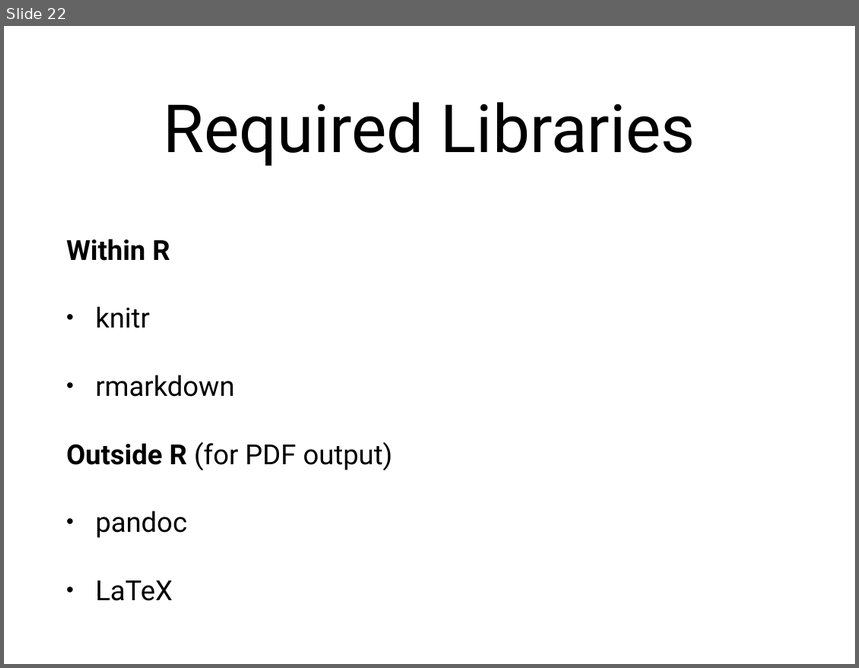
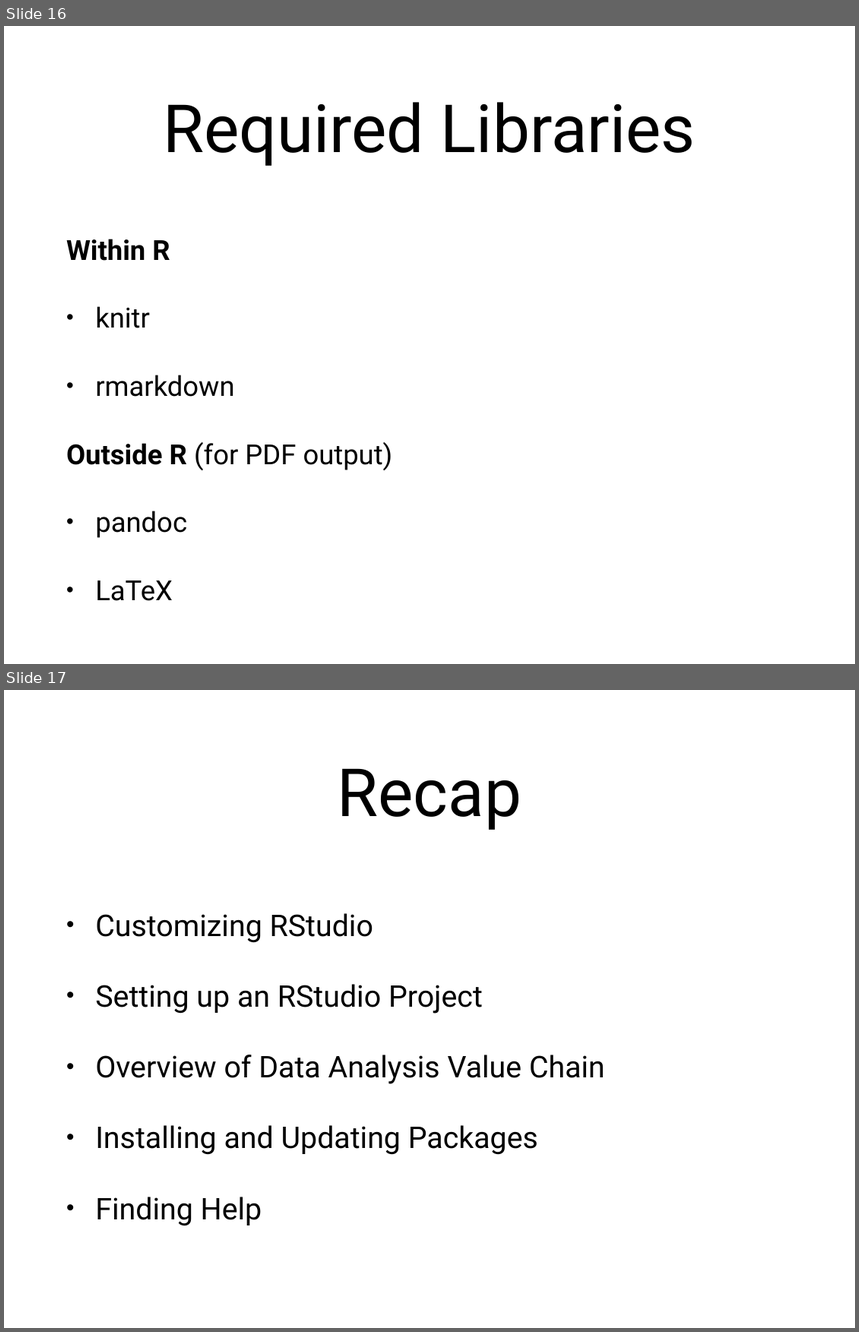
Before and after one commit to nvenkataraman1/RProgrammingWorkshop, a slide deck: sessions/w1/Week1.pptx. Shown one above the other, each under a label of ours: slide 22 before the commit, slides 16 and 17 after it. The pictures are 859x668 and 859x1332 pixels, drawn with LibreOffice and Linux fonts; fonts in the diff are those of the drawing. Boxes give left, top, right and bottom in pixels: in the first picture for what was removed or moved away, otherwise in the second. Text is boxed around its words. In the diff, an @@ line names an element or a change of style, - is before the commit and + after.

```diff
--- a/sessions/w1/Week1.pptx
+++ b/sessions/w1/Week1.pptx
@@ slide 17 added at box(4, 690, 855, 1328), background #FFFFFF @@
@@ title added at box(338, 768, 522, 830), 80 pt, text #000000 @@
+Recap
@@ text added at box(95, 913, 605, 1227), 36 pt, text #000000 @@
+• Customizing RStudio
+• Setting up an RStudio Project
+• Overview of Data Analysis Value Chain
+• Installing and Updating Packages
+• Finding Help
@@ what was slide 22 is now slide 16 @@
```
Also in this commit, not shown: 10 slides changed, 1 other slide added, 8 slides removed, 1 other file.
